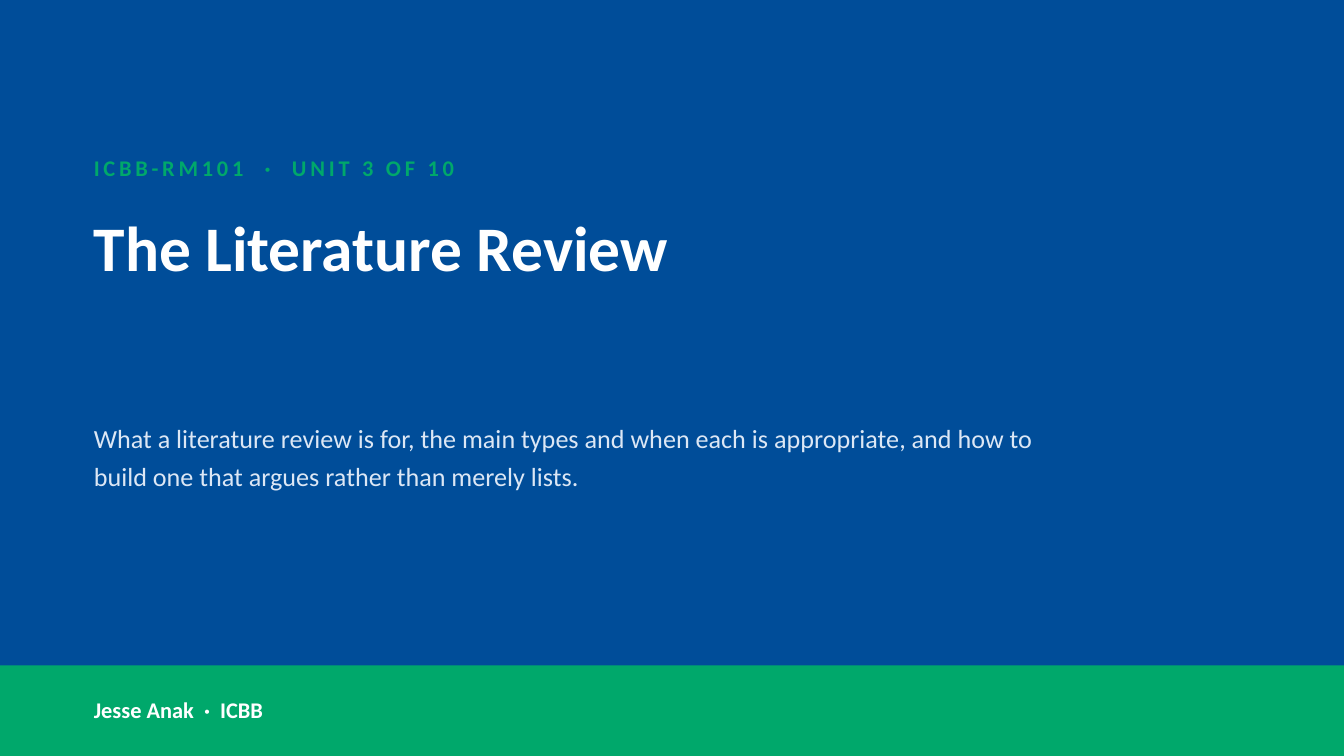
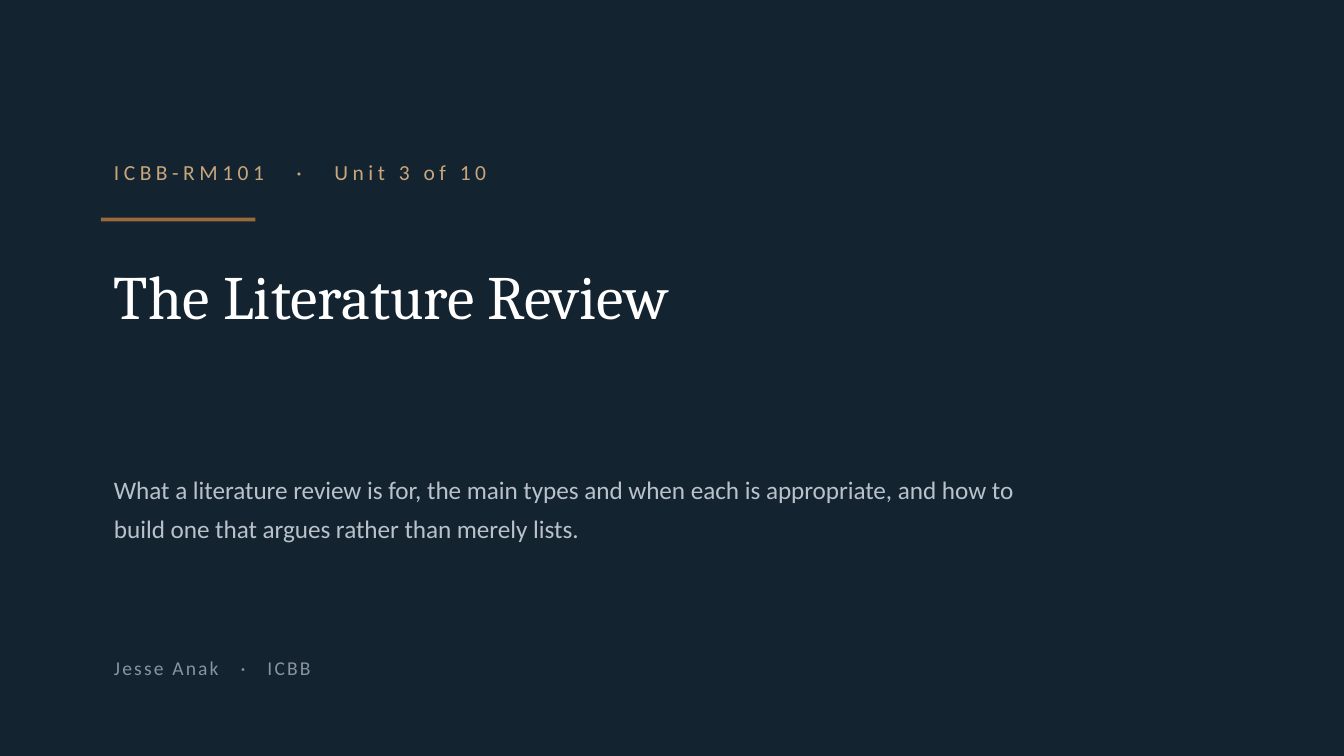
Before and after one commit to JesseAnak7534/ICBB, a slide deck: slide 1 of icbb-website/materials/research-methods/unit-03-slides.pptx. Drawn at 1344x756 pixels with LibreOffice and Linux fonts; fonts in the diff are those of the drawing; background and template pictures are left out. Boxes give left, top, right and bottom in pixels: in the first picture for what was removed or moved away, otherwise in the second. Text is boxed around its words. In the diff, an @@ line names an element or a change of style, - is before the commit and + after.

```diff
--- a/icbb-website/materials/research-methods/unit-03-slides.pptx
+++ b/icbb-website/materials/research-methods/unit-03-slides.pptx
@@ background #004D99 to #132330 @@
@@ text at (114,165,486,180): text changed; size 12 to 11.5 pt; text colour #00A86B to #C8A67B; bold off @@
-ICBB-RM101 · UNIT 3 OF 10
+ICBB-RM101 · Unit 3 of 10
@@ rectangle added at (101,218,255,222), fill #9A6A3C @@
@@ text "The Literature Review": place and size @@
-text "The Literature Review" at (94,226,668,272)
+text "The Literature Review" at (114,276,669,320)
@@ text "The Literature Review" at (114,276,669,320): size 34 to 33 pt, font Calibri to Cambria, bold off; line spacing 1 to 1.02 @@
@@ text "What a literature review is ...": place and size @@
-text "What a literature review is ..." at (94,430,1032,491)
+text "What a literature review is ..." at (114,481,1013,543)
@@ text "What a literature review is ..." at (114,481,1013,543): size 14 to 13.5 pt, text colour #DCE7F5 to #B9C2CB; line spacing 1.2 to 1.28 @@
@@ text "Jesse Anak · ICBB": place and size @@
-text "Jesse Anak · ICBB" at (94,702,263,718)
+text "Jesse Anak · ICBB" at (114,661,310,675)
@@ text "Jesse Anak · ICBB" at (114,661,310,675): size 12 to 10.5 pt, text colour #FFFFFF to #8894A0, letter spacing 0 to 1.2 pt, bold off @@
@@ rectangle removed at (0,665,1344,756) @@
```
Also in this commit, not shown: 17 other slides changed, 49 other files.
